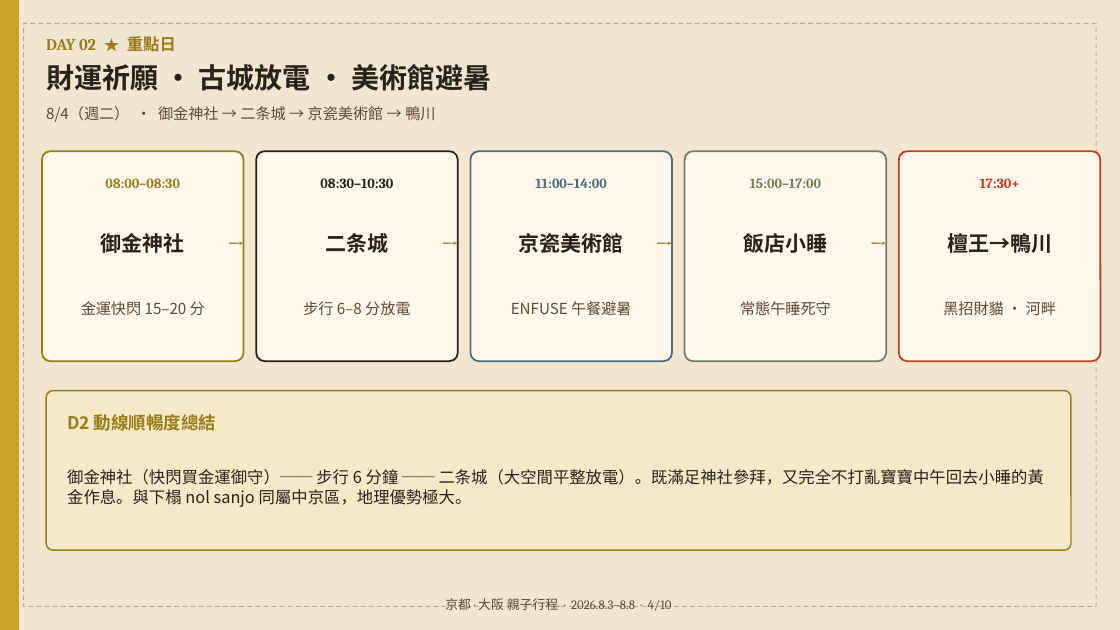
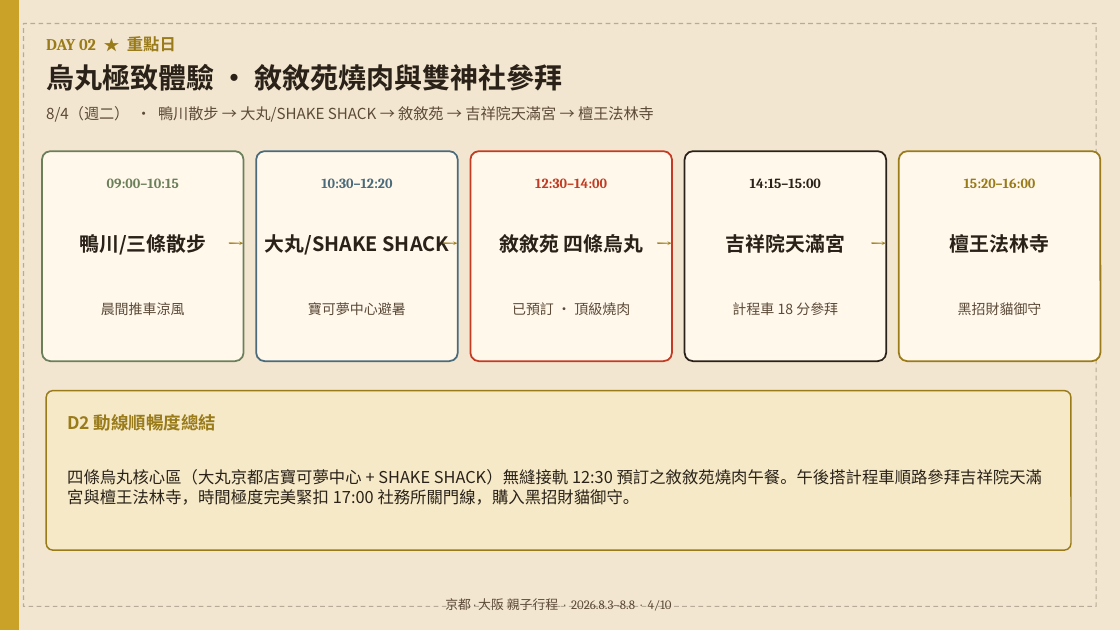
Before and after one commit to maxchan-stack/family-trip-kyoto-osaka-2026, a slide deck: slide 4 of itinerary.pptx. Drawn at 1120x630 pixels with LibreOffice and Linux fonts; fonts in the diff are those of the drawing. Boxes give left, top, right and bottom in pixels: in the first picture for what was removed or moved away, otherwise in the second. Text is boxed around its words. In the diff, an @@ line names an element or a change of style, - is before the commit and + after.

```diff
--- a/itinerary.pptx
+++ b/itinerary.pptx
@@ text at [46, 64, 563, 91]: text changed @@
-財運祈願 · 古城放電 · 美術館避暑
+烏丸極致體驗 · 敘敘苑燒肉與雙神社參拜
@@ text at [46, 106, 654, 122]: text changed @@
-8/4（週二） · 御金神社 → 二条城 → 京瓷美術館 → 鴨川
+8/4（週二） · 鴨川散步 → 大丸/SHAKE SHACK → 敘敘苑 → 吉祥院天滿宮 → 檀王法林寺
@@ rounded rectangle at [42, 151, 244, 361]: outline #9A7B1A 1.5 pt to #6B7F5A 1.5 pt @@
@@ text at [107, 178, 179, 188]: text changed; text colour #9A7B1A to #6B7F5A @@
-08:00–08:30
+09:00–10:15
@@ rounded rectangle at [256, 151, 458, 361]: outline #2A2218 1.5 pt to #4A6B7C 1.5 pt @@
@@ text at [321, 178, 392, 188]: text changed; text colour #2A2218 to #4A6B7C @@
-08:30–10:30
+10:30–12:20
@@ rounded rectangle at [471, 151, 672, 361]: outline #4A6B7C 1.5 pt to #C23B22 1.5 pt @@
@@ text at [535, 178, 607, 188]: text changed; text colour #4A6B7C to #C23B22 @@
-11:00–14:00
+12:30–14:00
@@ rounded rectangle at [685, 151, 886, 361]: outline #6B7F5A 1.5 pt to #2A2218 1.5 pt @@
@@ text at [750, 178, 821, 188]: text changed; text colour #6B7F5A to #2A2218 @@
-15:00–17:00
+14:15–15:00
@@ rounded rectangle at [899, 151, 1101, 361]: outline #C23B22 1.5 pt to #9A7B1A 1.5 pt @@
@@ text at [964, 178, 1036, 188]: text changed; text colour #C23B22 to #9A7B1A @@
-17:30+
+15:20–16:00
@@ text at [79, 234, 206, 255]: text changed; size 18 to 17 pt @@
-御金神社
+鴨川/三條散步
@@ text at [265, 234, 450, 255]: text changed; size 18 to 17 pt @@
-二条城
+大丸/SHAKE SHACK
@@ text at [499, 234, 642, 253]: text changed; size 18 to 17 pt @@
-京瓷美術館
+敘敘苑 四條烏丸
@@ text at [726, 234, 845, 253]: text changed; size 18 to 17 pt @@
-飯店小睡
+吉祥院天滿宮
@@ text at [950, 234, 1049, 253]: text changed; size 18 to 17 pt @@
-檀王→鴨川
+檀王法林寺
@@ text at [101, 302, 185, 315]: text changed; size 13 to 12 pt @@
-金運快閃 15–20 分
+晨間推車涼風
@@ text at [308, 302, 406, 315]: text changed; size 13 to 12 pt @@
-步行 6–8 分放電
+寶可夢中心避暑
@@ text at [512, 302, 630, 315]: text changed; size 13 to 12 pt @@
-ENFUSE 午餐避暑
+已預訂 · 頂級燒肉
@@ text at [732, 302, 838, 315]: text changed; size 13 to 12 pt @@
-常態午睡死守
+計程車 18 分參拜
@@ text at [958, 302, 1042, 315]: text changed; size 13 to 12 pt @@
-黑招財貓 · 河畔
+黑招財貓御守
@@ text at [67, 469, 1042, 505]: text changed @@
-御金神社（快閃買金運御守）── 步行 6 分鐘 ── 二条城（大空間平整放電）。既滿足神社參拜，又完全不打亂寶寶中午回去小睡的黃金作息。與下榻 nol sanjo 同屬中京區，地理優勢極大。
+四條烏丸核心區（大丸京都店寶可夢中心 + SHAKE SHACK）無縫接軌 12:30 預訂之敘敘苑燒肉午餐。午後搭計程車順路參拜吉祥院天滿宮與檀王法林寺，時間極度完美緊扣 17:00 社務所關門線，購入黑招財貓御守。
```
Also in this commit, not shown: 7 other slides changed, 1 slide added, 1 slide removed, 4 other files.
